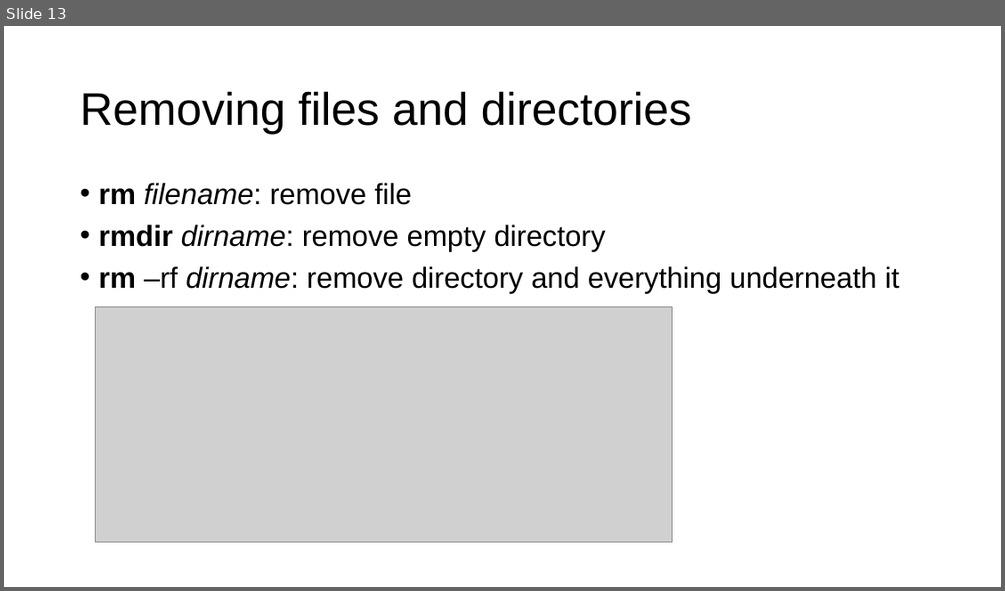
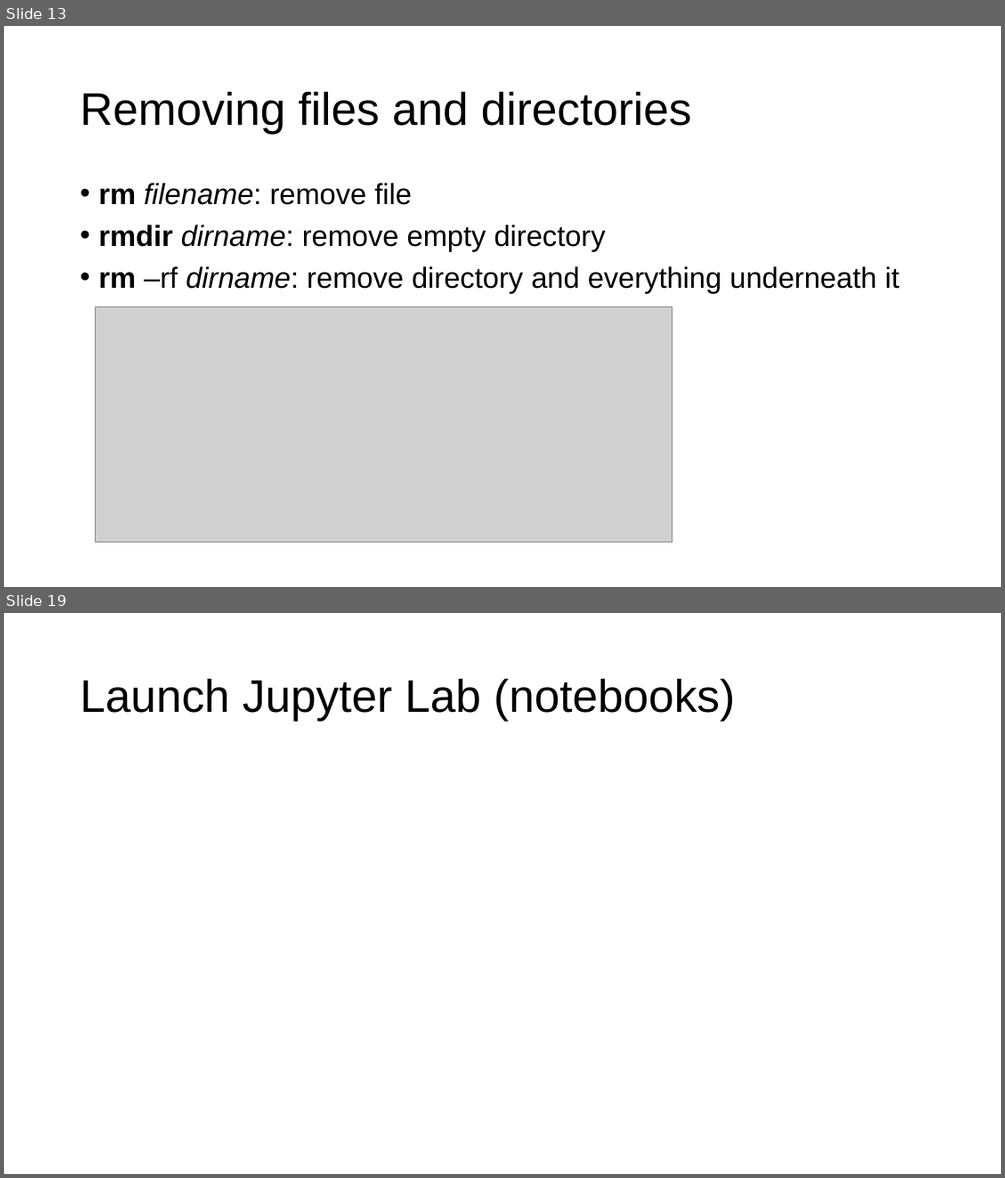
Before and after one commit to parrt/msds501, a slide deck: slides/terminal.pptx. Shown one above the other, each under a label of ours: slide 13 before the commit, slides 13 and 19 after it; the slides between them are not shown. The pictures are 1005x591 and 1005x1178 pixels, drawn with LibreOffice and Linux fonts; fonts in the diff are those of the drawing; grey boxes stand for pictures; background and template pictures are left out. Boxes give left, top, right and bottom in pixels: in the first picture for what was removed or moved away, otherwise in the second. Text is boxed around its words. In the diff, an @@ line names an element or a change of style, - is before the commit and + after.

```diff
--- a/slides/terminal.pptx
+++ b/slides/terminal.pptx
@@ slide 19 added at (4, 613, 1001, 1174), background #FFFFFF @@
@@ title added at (80, 678, 735, 721), 44 pt, text #000000 @@
+Launch Jupyter Lab (notebooks)
```
Also in this commit, not shown: 5 other slides added, 1 other file.
